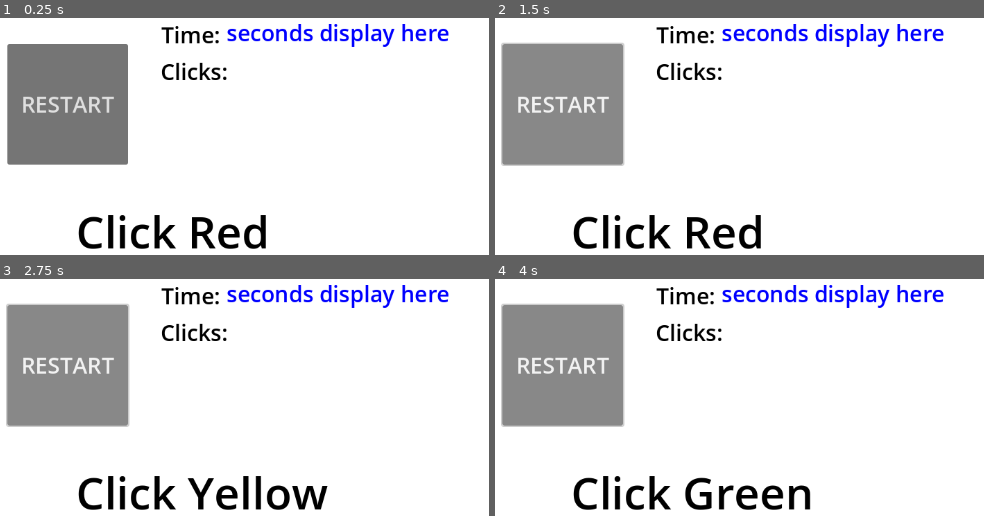
Above: before the commit, frames 1-4 (two rows, left to right).
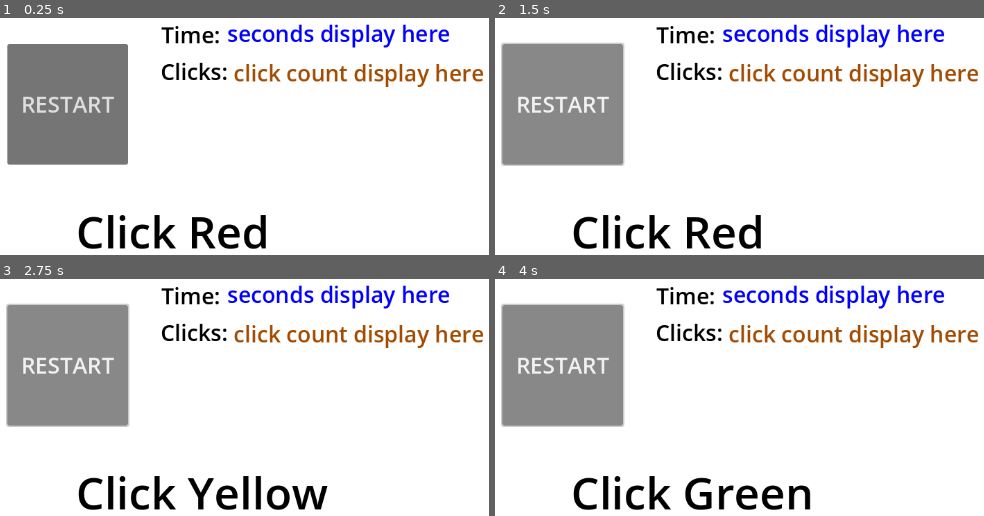
Above: after the commit, the same moments.

Repository: BKZeigler/CPSC362Platformer
Game: Godot game, scene res://scenes/level1s.tscn
Two runs of this game, one before a commit and one after it. Both use one fixed random seed, a clock stepped at 60 frames per second and the inputs below. This scene is started directly instead of the project's main scene.
Inputs:
- Up to frame 1 (0.25 s): no input
- Up to frame 2 (1.5 s): click "RESTART" at 0.5 s; click "RESTART" at 1.25 s
- Up to frame 3 (2.75 s): click "RESTART" at 2 s
- Up to frame 4 (4 s): tap Enter at 2.75 s; tap Space at 3.5 s

The runs differ from the first frame. In frame 1, 3.0% of the frame differs, in the area x 46-99%, y 2-30%; in frame 2, 3.0%; in frame 3, 3.0%; in frame 4, 3.0%.

Commit message:
Add x-axis and y-axis to click count

Diff:
--- a/scenes/level1s.tscn
+++ b/scenes/level1s.tscn
@@ -72,8 +72,13 @@
 
 [node name="click count" type="Label" parent="ColorRect"]
 layout_mode = 0
-offset_right = 40.0
-offset_bottom = 23.0
+offset_left = 377.0
+offset_top = 84.0
+offset_right = 738.0
+offset_bottom = 129.0
+theme_override_colors/font_color = Color(0.639216, 0.294118, 0, 1)
+theme_override_font_sizes/font_size = 32
+text = "click count display here"
 
 [node name="timer title" type="Label" parent="ColorRect"]
 layout_mode = 0
@@ -87,10 +92,10 @@
 
 [node name="timer" type="Label" parent="ColorRect"]
 layout_mode = 0
-offset_left = 367.0
-offset_top = 26.0
-offset_right = 689.0
-offset_bottom = 71.0
+offset_left = 368.0
+offset_top = 27.0
+offset_right = 690.0
+offset_bottom = 72.0
 theme_override_colors/font_color = Color(0, 0, 1, 1)
 theme_override_font_sizes/font_size = 32
 text = "seconds display here"
